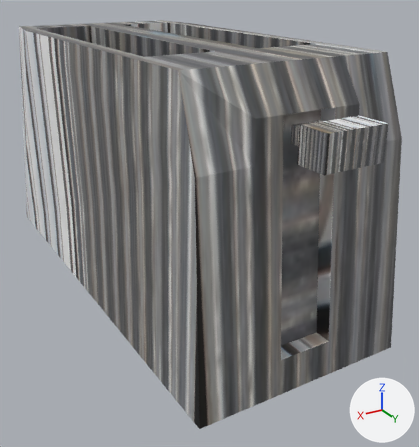
Two versions of the Blender file uncategorized/toaster.blend, one commit apart.
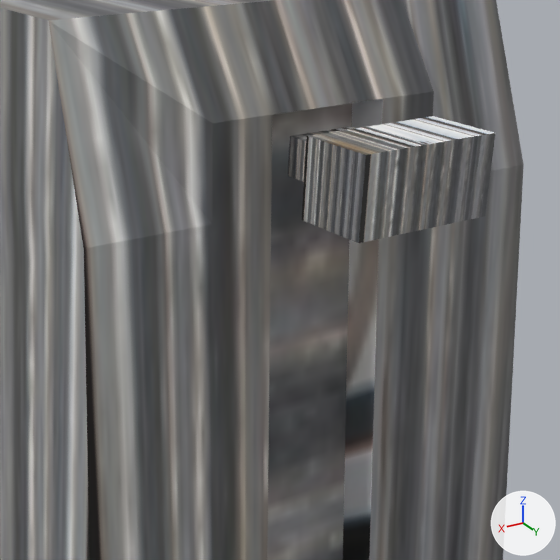
Each version appears first whole from a 50 mm lens placed at (0.544, 0.841, 0.373), pointed at (-0.04, -0.132, -0.113), and next in a close-up on the part from 37% to 100% of the width and 14% to 73% of the height. The lights are fixed; the arrows at lower right show +X, +Y and +Z.

Before the edit, the objects in view are built like this:
```python
me_cube = bpy.data.meshes.new('Cube')
me_cube.from_pydata(...)  # 43 vertices, 25 faces; spans x -1.0..1.0, y -3.59..1.2, z -1.0..1.0
me_cube.materials.append(mat_material)  # picture img_metal_grating_jpg
me_cube_001 = bpy.data.meshes.new('Cube.001')
me_cube_001.from_pydata(...)  # 20 vertices, 12 faces; spans x -1.0..1.0, y -2.81..1.0, z -1.0..1.0
me_cube_001.materials.append(mat_material_001)  # picture img_metal_grating_jpg
ob_handle = bpy.data.objects.new('handle', me_cube_001)
ob_handle.parent = ob_toaster
ob_handle.matrix_parent_inverse = Matrix(((1.0, 0.0, 0.0, 0.0), (0.0, 1.0, 0.0, 0.0), (0.0, 0.0, 0.785, 0.0), (0.0, 0.0, 0.0, 1.0)))
ob_handle.location = (0.0, 1.38, 0.8)
ob_handle.scale = (0.261, 0.133, 0.133)
ob_toaster = bpy.data.objects.new('toaster', me_cube)
ob_toaster.location = (0.0, 0.0, 0.0)
ob_toaster.delta_scale = (0.204, 0.204, 0.26)
```
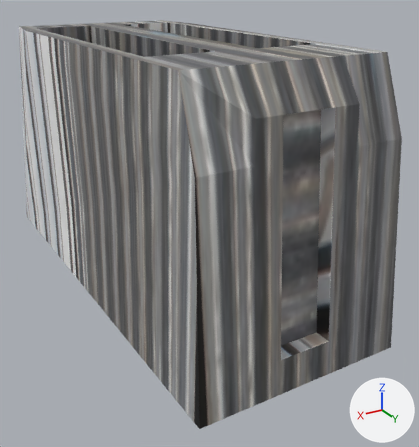
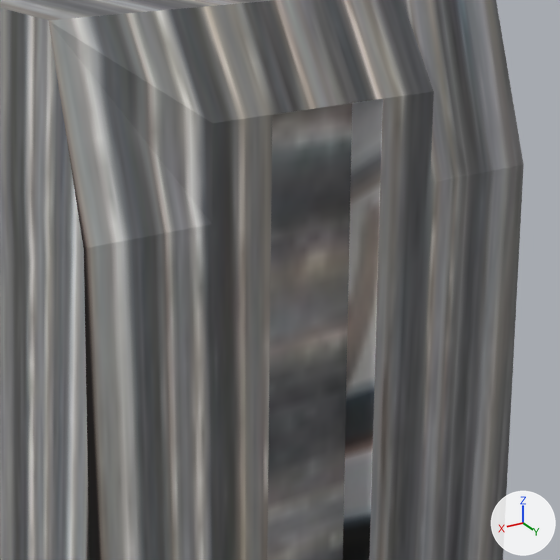
The newer file is also turned or shifted as a whole; pictures and numbers use the older file's frame.

Boxes (x1, y1, x2, y2) around the edits, measured in the close-ups (560 x 560 px):
'handle', mesh moved (not visible afterwards)
    before: (288, 116, 495, 243)

Patch to the scene script:
```diff
--- a/uncategorized/toaster.blend.py
+++ b/uncategorized/toaster.blend.py
@@ me_cube_001 @@
 me_cube_001.from_pydata(...)  # 20 vertices, 12 faces; spans x -1.0..1.0, y -2.81..1.0, z -1.0..1.0
 # used by ob_handle; parent = ob_toaster; location = (0.0, 1.38, 0.8); scale = (0.261, 0.133, 0.133)
+# me_cube_001 part 1: the whole mesh is moved by (0.0, -8.06, 0.0)
 me_cube_001.materials.append(mat_material_001)
```
